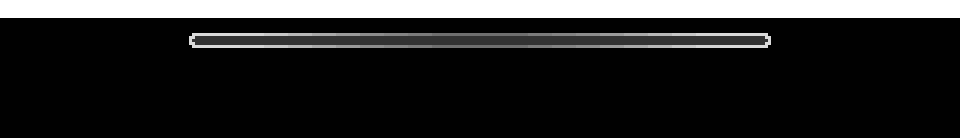
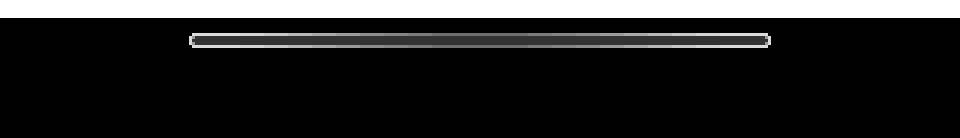
Comparing the layer stacks of the two 960 × 138 images. Changes:
moved "bg" above "border", painted on it, masked it over [192, 36, 768, 45]
painted on "border" over [192, 36, 768, 45]
